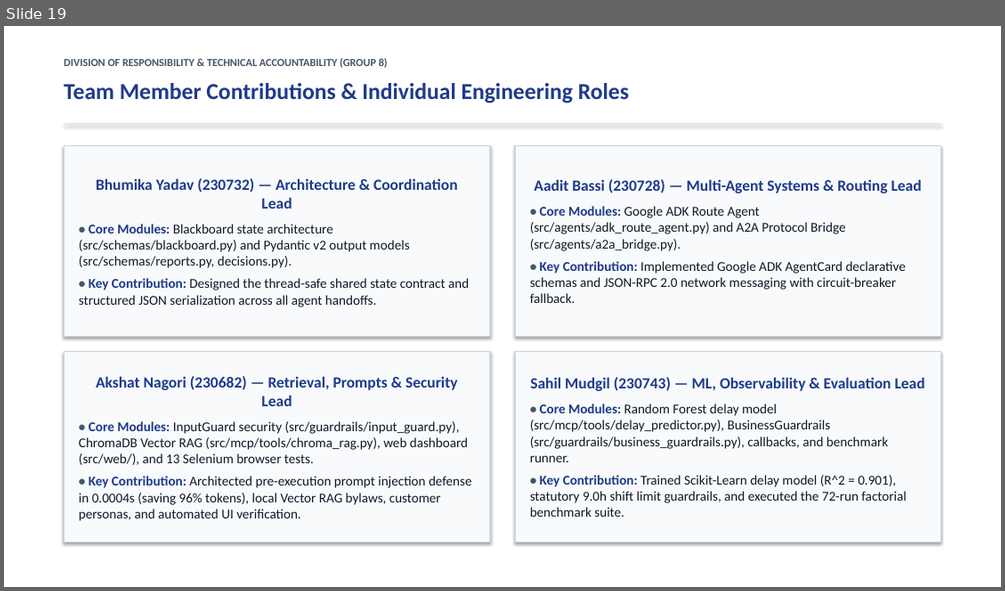
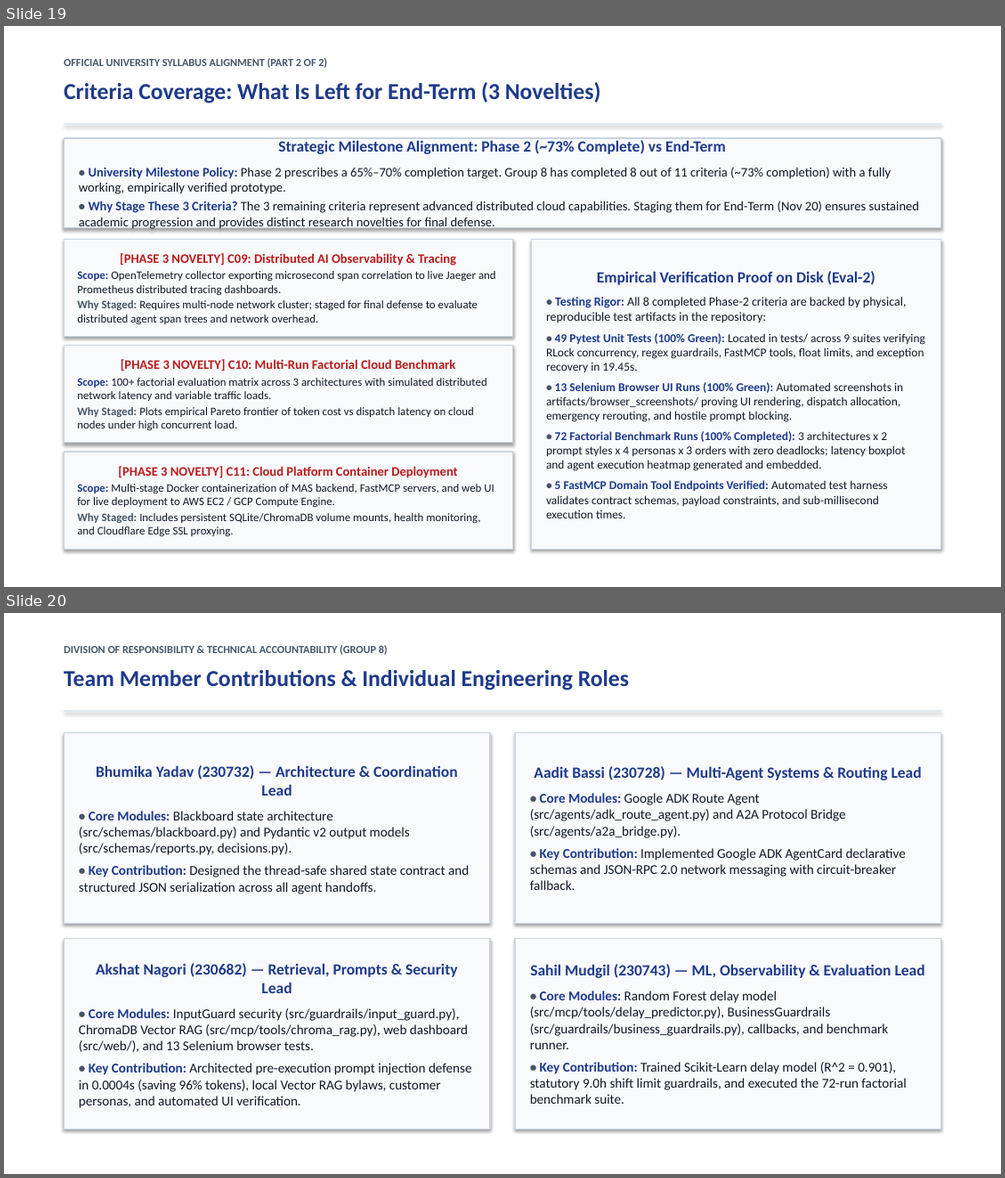
Before and after one commit to Akshat5091/DeliveryFleet-MAS, a slide deck: Eval 2 Documents/DeliveryFleet_MAS_Evaluation2_Master_Presentation.pptx. Shown one above the other, each under a label of ours: slide 19 before the commit, slides 19 and 20 after it. The pictures are 1005x591 and 1005x1178 pixels, drawn with LibreOffice and Linux fonts; fonts in the diff are those of the drawing. Boxes give left, top, right and bottom in pixels: in the first picture for what was removed or moved away, otherwise in the second. Text is boxed around its words. In the diff, an @@ line names an element or a change of style, - is before the commit and + after.

Commit message:
feat: split coverage matrix into two clean human-style slides in master presentation and refresh archives

```diff
--- a/Eval 2 Documents/DeliveryFleet_MAS_Evaluation2_Master_Presentation.pptx
+++ b/Eval 2 Documents/DeliveryFleet_MAS_Evaluation2_Master_Presentation.pptx
@@ slide 19 added at bbox=[4, 26, 1001, 587], background #FFFFFF @@
@@ text added at bbox=[64, 58, 327, 68], 10.5 pt, text #475569, bold @@
+OFFICIAL UNIVERSITY SYLLABUS ALIGNMENT (PART 2 OF 2)
@@ text added at bbox=[64, 82, 601, 103], 22 pt, text #1E3A8A, bold @@
+Criteria Coverage: What Is Left for End-Term (3 Novelties)
@@ rectangle added at bbox=[64, 123, 941, 124], fill #E2E8F0, outline #E2E8F0 0.75 pt @@
@@ rectangle added at bbox=[64, 138, 941, 228], fill #F8FAFC, outline #CBD5E1 1 pt, 12.5 pt, text #111827 @@
+Strategic Milestone Alignment: Phase 2 (~73% Complete) vs End-Term
+• University Milestone Policy: Phase 2 prescribes a 65%–70% completion target. Group 8 has completed 8 out of 11 criteria (~73% completion) with a fully working, empirically verified prototype.
+• Why Stage These 3 Criteria? The 3 remaining criteria represent advanced distributed cloud capabilities. Staging them for End-Term (Nov 20) ensures sustained academic progression and provides distinct research novelties for final defense.
@@ rectangle added at bbox=[64, 239, 512, 337], fill #F8FAFC, outline #CBD5E1 1 pt, 11 pt, text #111827 @@
+[PHASE 3 NOVELTY] C09: Distributed AI Observability & Tracing
+Scope: OpenTelemetry collector exporting microsecond span correlation to live Jaeger and Prometheus distributed tracing dashboards.
+Why Staged: Requires multi-node network cluster; staged for final defense to evaluate distributed agent span trees and network overhead.
@@ rectangle added at bbox=[531, 239, 941, 548], fill #F8FAFC, outline #CBD5E1 1 pt, 11.5 pt, text #111827 @@
+Empirical Verification Proof on Disk (Eval-2)
+• Testing Rigor: All 8 completed Phase-2 criteria are backed by physical, reproducible test artifacts in the repository:
+• 49 Pytest Unit Tests (100% Green): Located in tests/ across 9 suites verifying RLock concurrency, regex guardrails, FastMCP tools, float limits, and exception recovery in 19.45s.
+• 13 Selenium Browser UI Runs (100% Green): Automated screenshots in artifacts/browser_screenshots/ proving UI rendering, dispatch allocation, emergency rerouting, and hostile prompt blocking.
+• 72 Factorial Benchmark Runs (100% Completed): 3 architectures x 2 prompt styles x 4 personas x 3 orders with zero deadlocks; latency boxplot and agent execution heatmap generated and embedded.
+• 5 FastMCP Domain Tool Endpoints Verified: Automated test harness validates contract schemas, payload constraints, and sub-millisecond execution times.
@@ rectangle added at bbox=[64, 346, 512, 443], fill #F8FAFC, outline #CBD5E1 1 pt, 11 pt, text #111827 @@
+[PHASE 3 NOVELTY] C10: Multi-Run Factorial Cloud Benchmark
+Scope: 100+ factorial evaluation matrix across 3 architectures with simulated distributed network latency and variable traffic loads.
+Why Staged: Plots empirical Pareto frontier of token cost vs dispatch latency on cloud nodes under high concurrent load.
@@ rectangle added at bbox=[64, 451, 512, 548], fill #F8FAFC, outline #CBD5E1 1 pt, 11 pt, text #111827 @@
+[PHASE 3 NOVELTY] C11: Cloud Platform Container Deployment
+Scope: Multi-stage Docker containerization of MAS backend, FastMCP servers, and web UI for live deployment to AWS EC2 / GCP Compute Engine.
+Why Staged: Includes persistent SQLite/ChromaDB volume mounts, health monitoring, and Cloudflare Edge SSL proxying.
@@ what was slide 19 is now slide 20 @@
```
Also in this commit, not shown: 5 slides changed, 8 other slides added, 8 slides removed, 5 other files.
